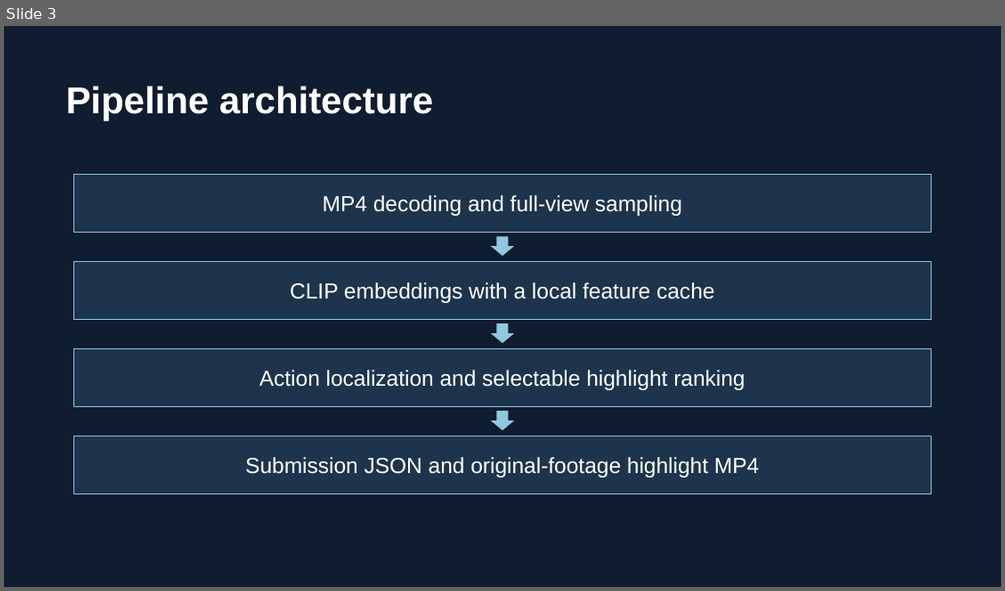
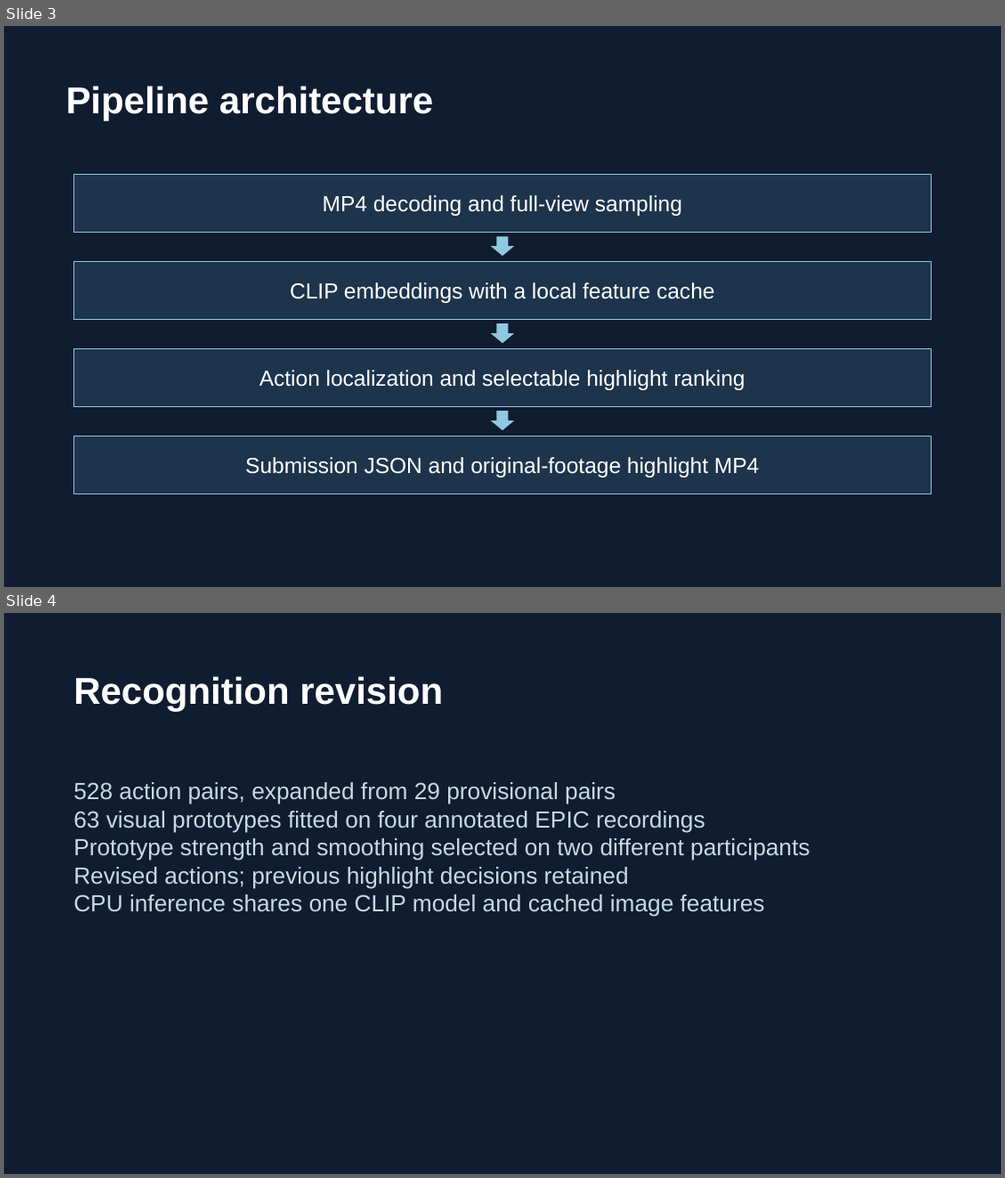
Before and after one commit to goodchanges/samsung-xr-track4, a slide deck: docs/VelloreInstituteOfTechnologyVellore_VIT.pptx. Shown one above the other, each under a label of ours: slide 3 before the commit, slides 3 and 4 after it. The pictures are 1005x591 and 1005x1178 pixels, drawn with LibreOffice and Linux fonts; fonts in the diff are those of the drawing. Boxes give left, top, right and bottom in pixels: in the first picture for what was removed or moved away, otherwise in the second. Text is boxed around its words. In the diff, an @@ line names an element or a change of style, - is before the commit and + after.

Commit message:
feat(recognition): checkpoint Track 4 prototype and evaluation

```diff
--- a/docs/VelloreInstituteOfTechnologyVellore_VIT.pptx
+++ b/docs/VelloreInstituteOfTechnologyVellore_VIT.pptx
@@ slide 4 added at (x1=4, y1=613, x2=1001, y2=1174), background #101C30 @@
@@ text added at (x1=73, y1=676, x2=443, y2=711), 36 pt, text #FFFFFF, bold @@
+Recognition revision
@@ text added at (x1=73, y1=782, x2=809, y2=916), 22.5 pt, text #C5DAE4 @@
+528 action pairs, expanded from 29 provisional pairs
+63 visual prototypes fitted on four annotated EPIC recordings
+Prototype strength and smoothing selected on two different participants
+Revised actions; previous highlight decisions retained
+CPU inference shares one CLIP model and cached image features
```
Also in this commit, not shown: 3 other slides added, 4 slides removed, 33 other files.
